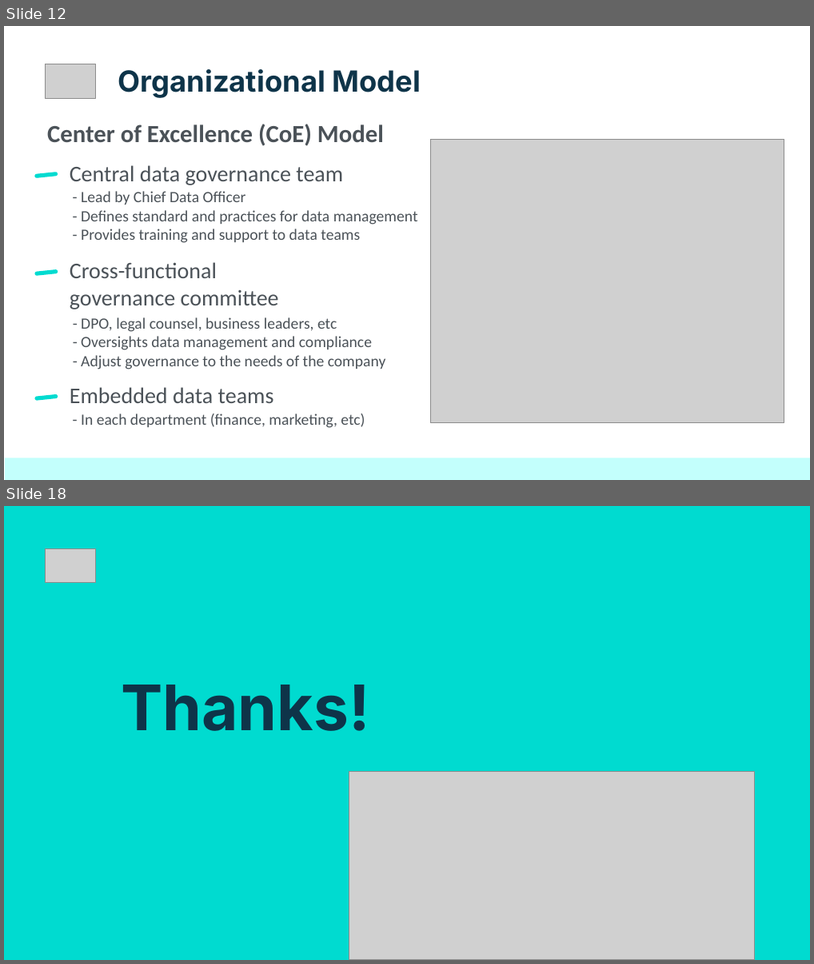
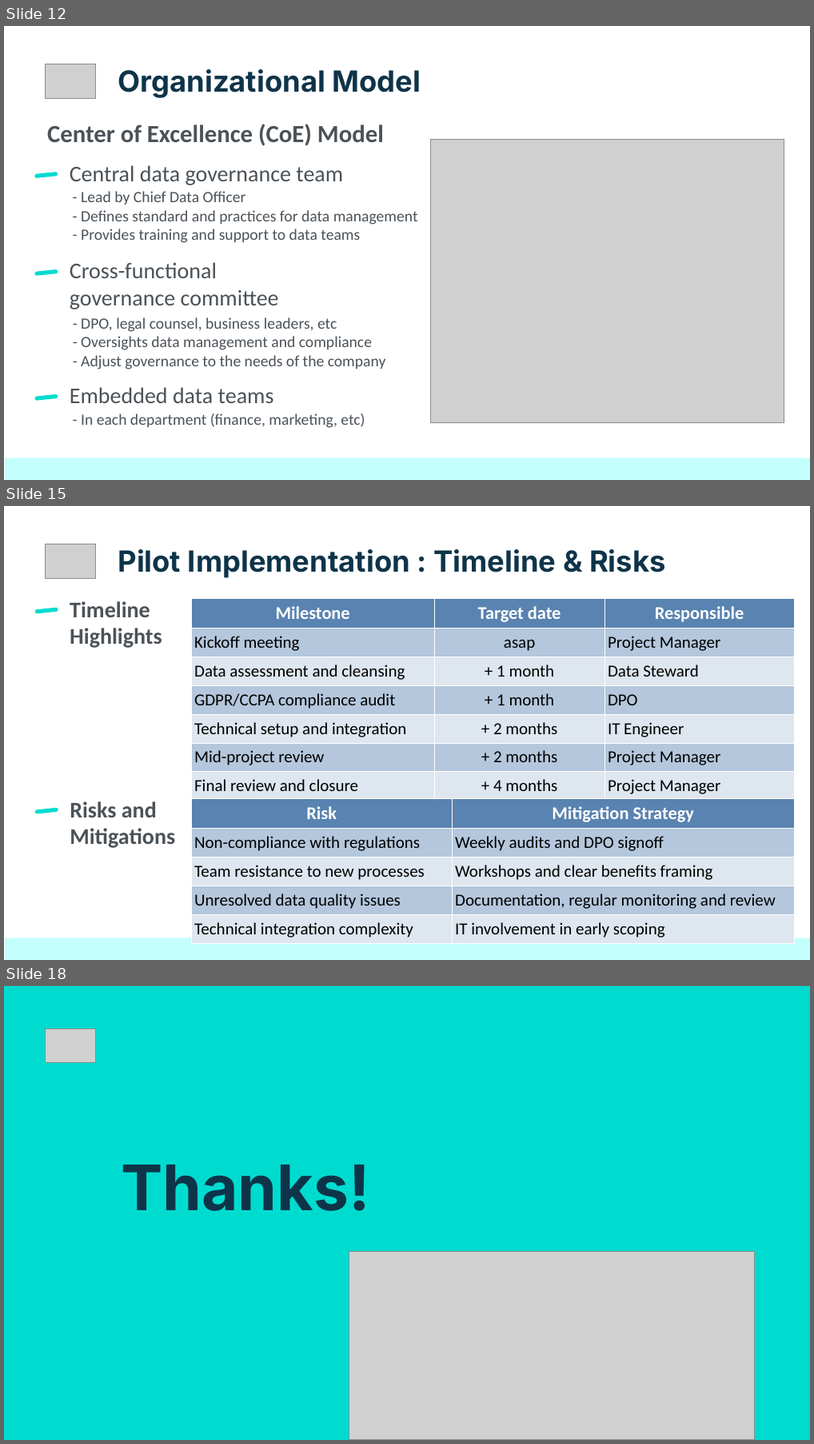
Before and after one commit to netesf13d/jedha-projects, a slide deck: 2-01-Spotify_Data_Governance/presentation/Presentation - 2-01 - Spotify Data Governance.odp. Shown one above the other, each under a label of ours: slides 12 and 18 before the commit, slides 12, 15 and 18 after it; the slides between them are not shown. The pictures are 814x964 and 814x1444 pixels, drawn with LibreOffice and Linux fonts; fonts in the diff are those of the drawing; grey boxes stand for pictures. Boxes give left, top, right and bottom in pixels: in the first picture for what was removed or moved away, otherwise in the second. Text is boxed around its words. In the diff, an @@ line names an element or a change of style, - is before the commit and + after.

```diff
--- a/2-01-Spotify_Data_Governance/presentation/Presentation - 2-01 - Spotify Data Governance.odp
+++ b/2-01-Spotify_Data_Governance/presentation/Presentation - 2-01 - Spotify Data Governance.odp
@@ slide 15 added at (4, 506, 810, 960), background #FFFFFF @@
@@ picture added at (45, 544, 96, 578) @@
@@ title added at (118, 549, 666, 578), 26 pt, text #0E3449, bold @@
+Pilot Implementation : Timeline & Risks
@@ title added at (70, 601, 162, 648), 20 pt, text #4B5258, bold @@
+Timeline
+Highlights
@@ table added at (191, 598, 794, 797), 7 rows, 3 columns @@
+Milestone | Target date | Responsible
+Kickoff meeting | asap | Project Manager
+Data assessment and cleansing | + 1 month | Data Steward
+GDPR/CCPA compliance audit | + 1 month | DPO
+Technical setup and integration | + 2 months | IT Engineer
+Mid-project review | + 2 months | Project Manager
+Final review and closure | + 4 months | Project Manager
@@ rounded rectangle added at (35, 608, 59, 614), fill #00DBD0 @@
@@ rounded rectangle added at (35, 808, 59, 814), fill #00DBD0 @@
@@ title added at (70, 801, 175, 848), 20 pt, text #4B5258, bold @@
+Risks and
+Mitigations
@@ table added at (191, 798, 795, 940), 5 rows, 2 columns @@
+Risk | Mitigation Strategy
+Non-compliance with regulations | Weekly audits and DPO signoff
+Team resistance to new processes | Workshops and clear benefits framing
+Unresolved data quality issues | Documentation, regular monitoring and review
+Technical integration complexity | IT involvement in early scoping
@@ rectangle added at (5, 937, 810, 959), fill #C3FFFC @@
```
Also in this commit, not shown: 4 slides changed, 4 other slides added, 5 slides removed, 4 other files.
